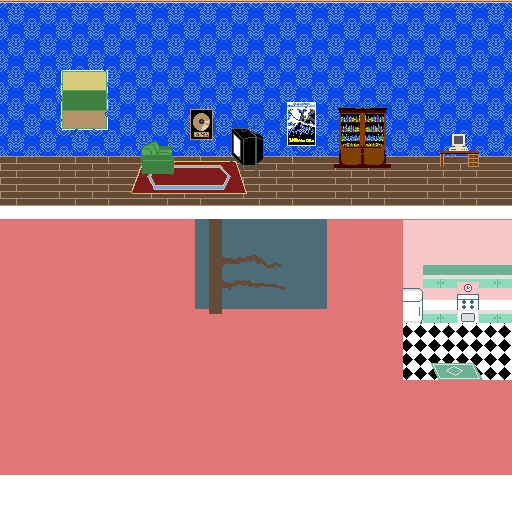
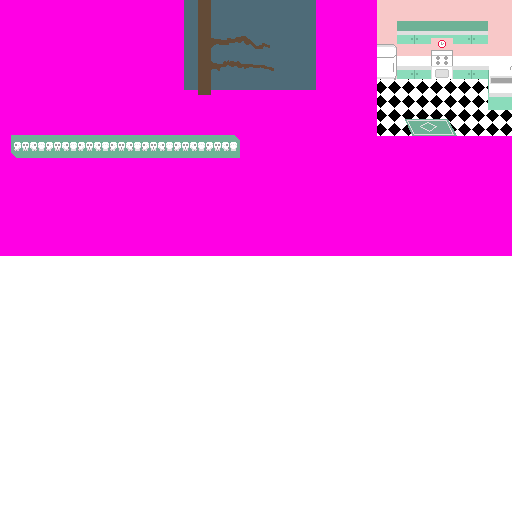
The second 512 x 512 image is a revision of the first. Changes to its layers:
hid group "upstairs" (8 layers) over bbox(0, 0, 512, 206)
removed layer "kitchenbg" from group "bg" over bbox(0, 219, 512, 475)
added group "Group 1" with 2 layers in group "bg" over bbox(0, 0, 512, 256)
added layer "Layer 3" in group "Group 1" over bbox(377, 0, 512, 136)
added layer "affine bg" in group "Group 1" over bbox(0, 0, 512, 256)
hid "white" over bbox(0, 0, 512, 475)
